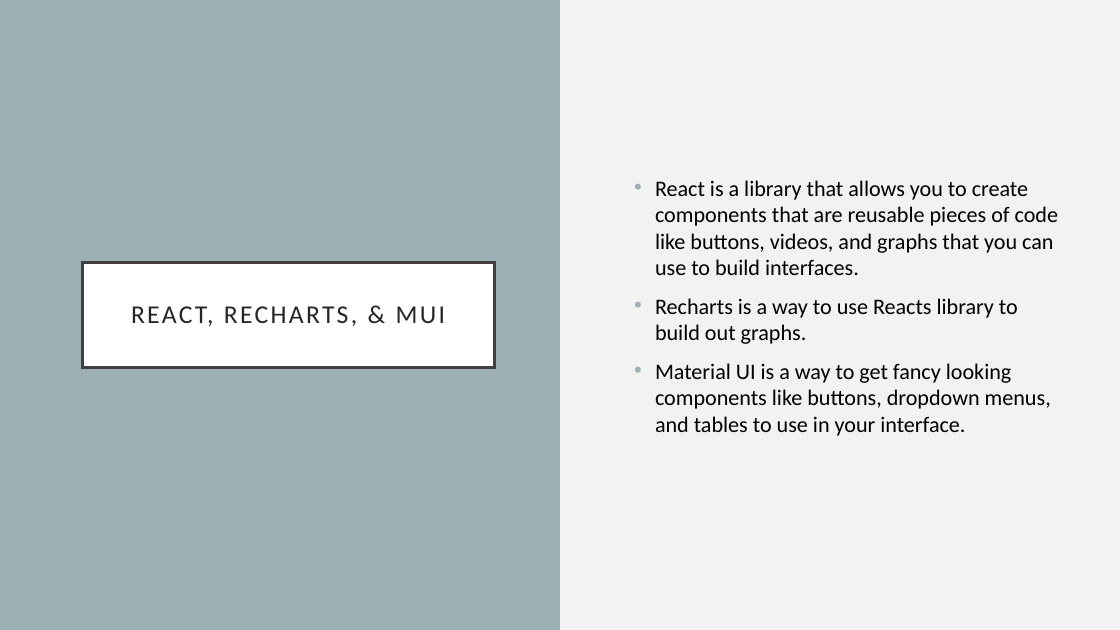
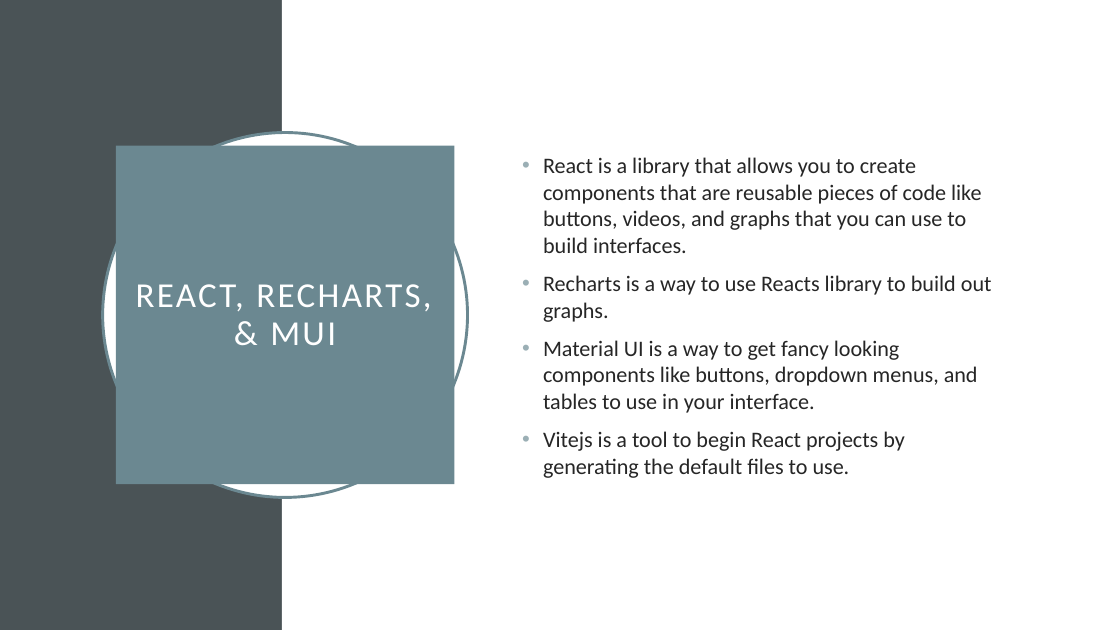
Before and after one commit to wreinhold/nba-analysis-project, a slide deck: slide 5 of Documentation/NBA Analysis Presentation.pptx (slide 4 before the commit). Drawn at 1120x630 pixels with LibreOffice and Linux fonts; fonts in the diff are those of the drawing. Boxes give left, top, right and bottom in pixels: in the first picture for what was removed or moved away, otherwise in the second. Text is boxed around its words. In the diff, an @@ line names an element or a change of style, - is before the commit and + after.

Commit message:
minor change to presentation

```diff
--- a/Documentation/NBA Analysis Presentation.pptx
+++ b/Documentation/NBA Analysis Presentation.pptx
@@ background #F2F2F2 to #FFFFFF @@
@@ rectangle added at <box>0,0,282,630</box>, fill #4A5356 @@
@@ rectangle added at <box>282,0,1120,630</box>, fill #FFFFFF @@
@@ ellipse added at <box>103,133,467,497</box>, fill #FFFFFF, outline #6B8891 2.5 pt @@
@@ title "REACT, RECHARTS, & MUI": place and size @@
-title "REACT, RECHARTS, & MUI" at <box>82,263,495,368</box>
+title "REACT, RECHARTS, & MUI" at <box>116,146,455,485</box>
@@ title "REACT, RECHARTS, & MUI" at <box>116,146,455,485</box>: size 22 to 30 pt, text colour #262626 to #FFFFFF; fill #FFFFFF to #6B8891; outline #404040 2.5 pt to none @@
@@ text "React is a library that ...": place and size @@
-text "React is a library that ..." at <box>655,180,1058,436</box>
+text "React is a library that ..." at <box>543,157,992,478</box>
@@ text "React is a library that ..." at <box>543,157,992,478</box>: vertical alignment top to middle @@
@@ text at <box>543,157,992,413</box>: text colour #000000 to #262626 in "React is a library that allows you ...", "Recharts is a way to use Reacts ...", "Material UI is a way to get ..." @@
@@ text at <box>543,431,905,478</box>: paragraph added @@
+• Vitejs is a tool to begin React projects by generating the default files to use.
```
Also in this commit, not shown: 1 other slide changed.
